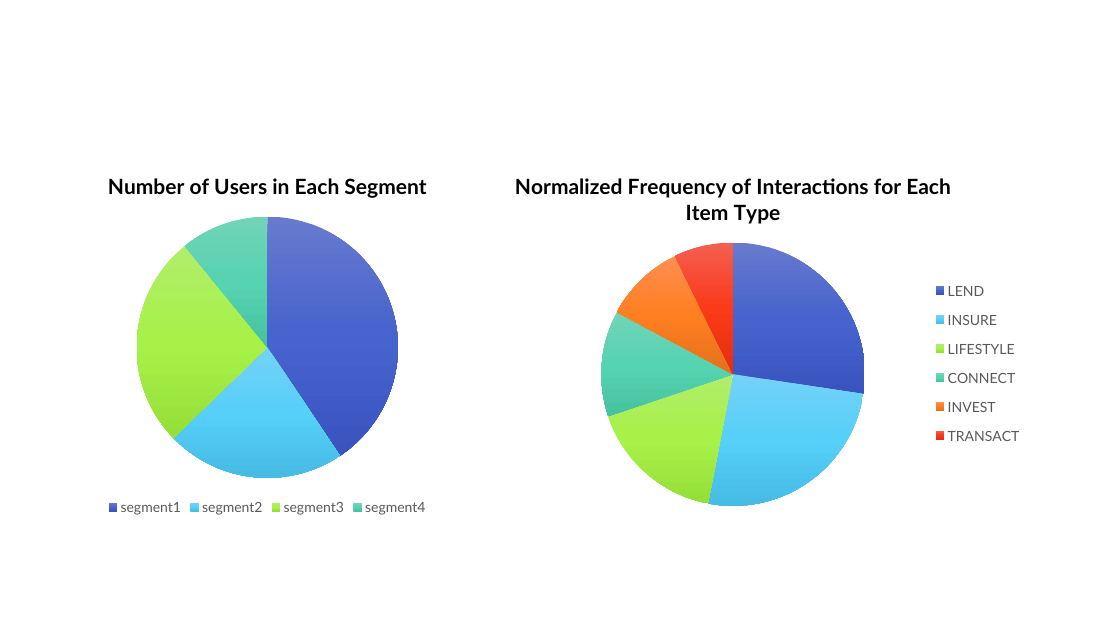
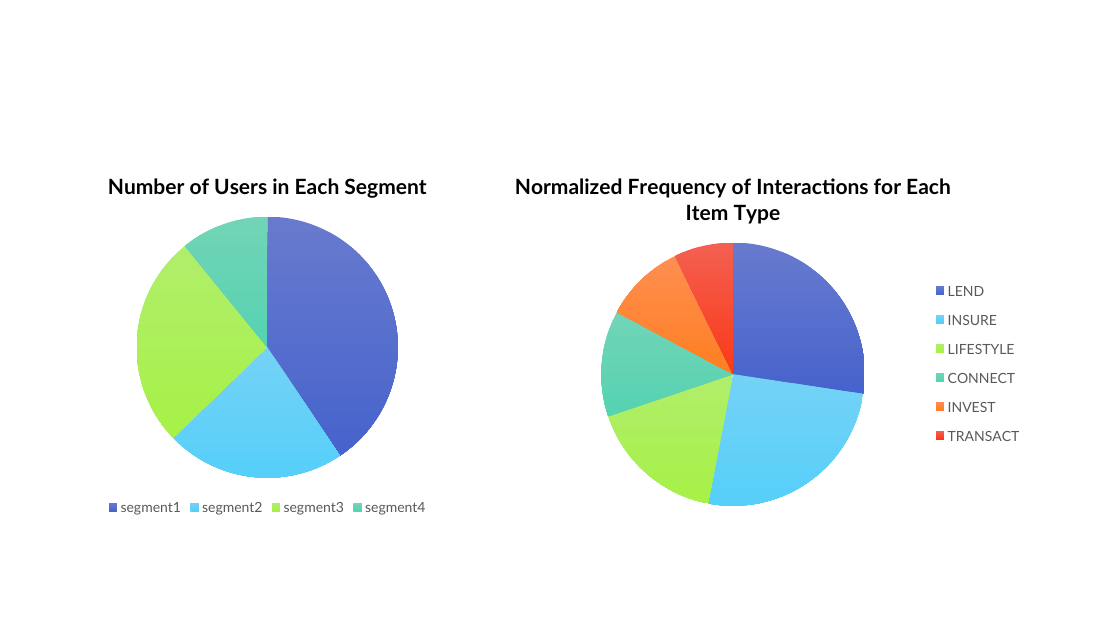
Before and after one commit to lizesteyn/FNBdataquest, a slide deck: slide 8 of Presentation6.pptx. Drawn at 1120x630 pixels with LibreOffice and Linux fonts; fonts in the diff are those of the drawing. Boxes give left, top, right and bottom in pixels: in the first picture for what was removed or moved away, otherwise in the second. Text is boxed around its words. In the diff, an @@ line names an element or a change of style, - is before the commit and + after.

```diff
--- a/Presentation6.pptx
+++ b/Presentation6.pptx
@@ pie chart at (x1=45, y1=155, x2=490, y2=519) @@
@@ colours of single points changed @@
@@ lettering changed @@
@@ pie chart at (x1=438, y1=155, x2=1029, y2=547) @@
@@ colours of single points changed @@
@@ lettering changed @@
```
Also in this commit, not shown: 4 other slides changed, 6 slides removed, 2 other files.
